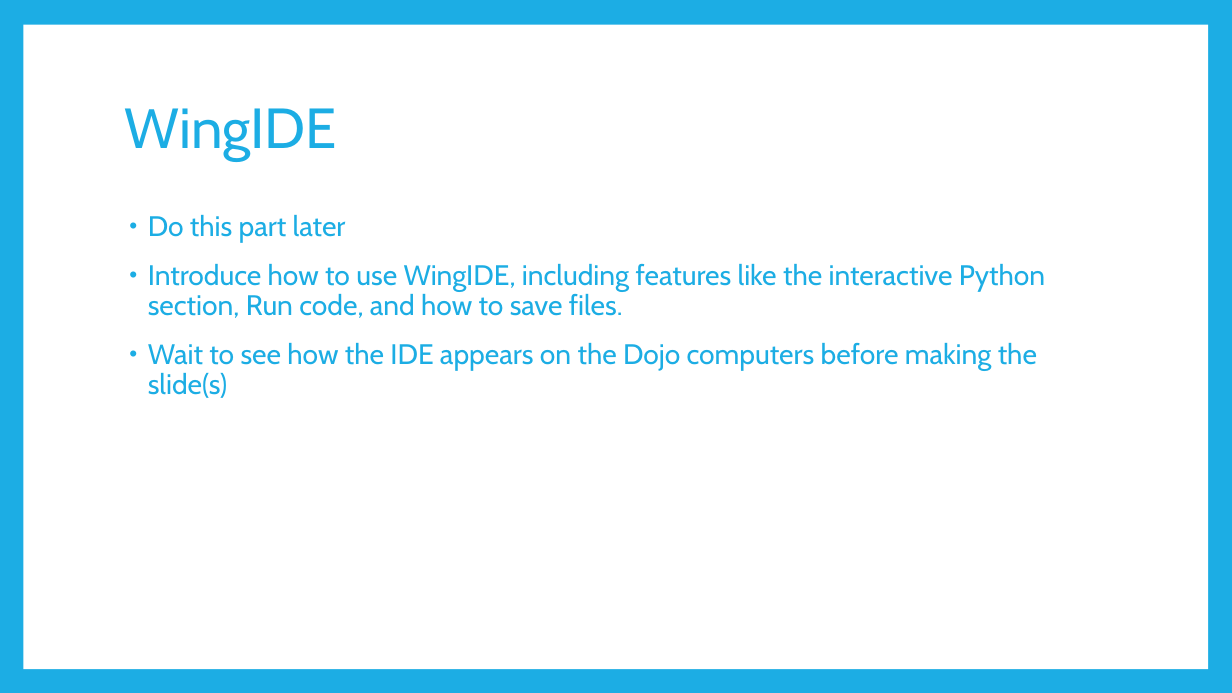
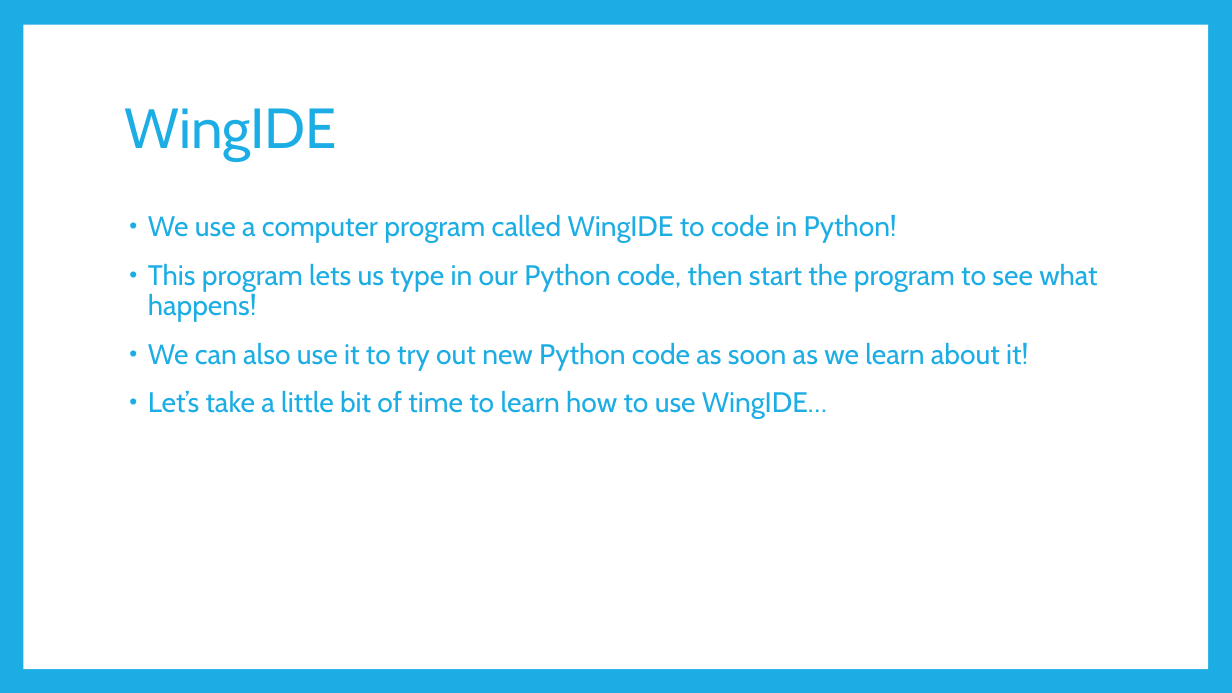
Before and after one commit to TristinSchlauch11/code-ninjas-python, a slide deck: slide 5 of Intro to Python.pptx. Drawn at 1232x693 pixels with LibreOffice and Linux fonts; fonts in the diff are those of the drawing. Boxes give left, top, right and bottom in pixels: in the first picture for what was removed or moved away, otherwise in the second. Text is boxed around its words. In the diff, an @@ line names an element or a change of style, - is before the commit and + after.

```diff
--- a/Intro to Python.pptx
+++ b/Intro to Python.pptx
@@ text at [148,215,1097,419]: text changed @@
-• Do this part later
-• Introduce how to use WingIDE, including features like the interactive Python section, Run code, and how to save files.
-• Wait to see how the IDE appears on the Dojo computers before making the slide(s)
+• We use a computer program called WingIDE to code in Python!
+• This program lets us type in our Python code, then start the program to see what happens!
+• We can also use it to try out new Python code as soon as we learn about it!
+• Let’s take a little bit of time to learn how to use WingIDE…
```
Also in this commit, not shown: 1 slide added, 1 other file.
